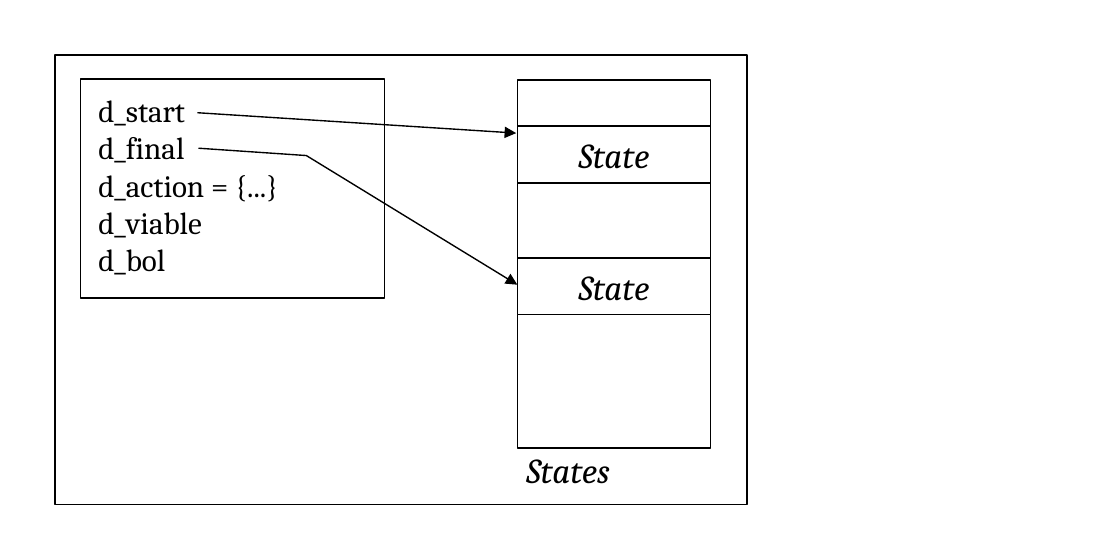
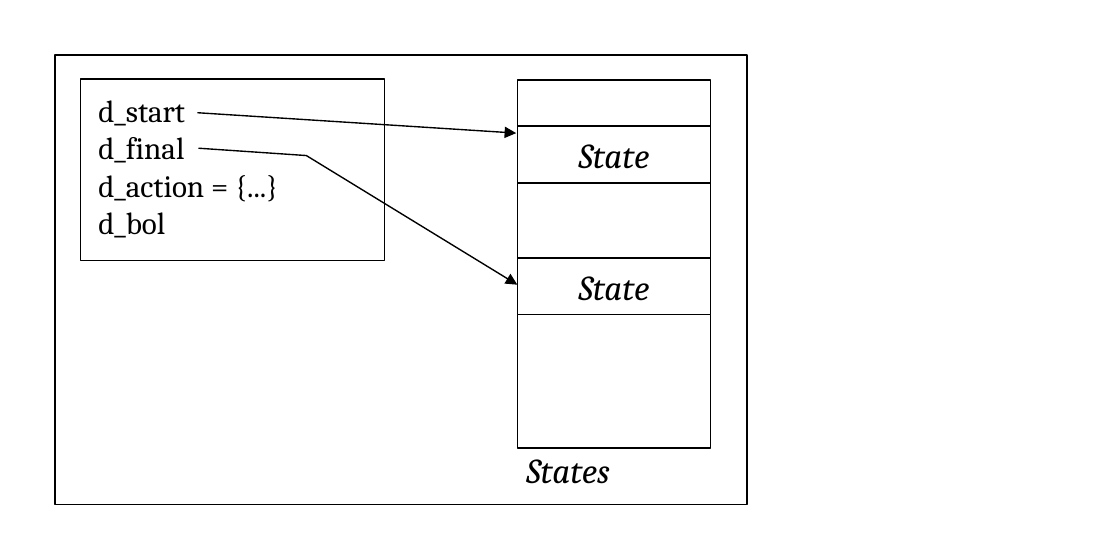
Before and after one commit to fbb-git/flexcpp, a slide deck: slide 1 of flexc++/documentation/manual/images/molds/rule.odp. Drawn at 1120x560 pixels with LibreOffice and Linux fonts; fonts in the diff are those of the drawing. Boxes give left, top, right and bottom in pixels: in the first picture for what was removed or moved away, otherwise in the second. Text is boxed around its words. In the diff, an @@ line names an element or a change of style, - is before the commit and + after.

```diff
--- a/flexc++/documentation/manual/images/molds/rule.odp
+++ b/flexc++/documentation/manual/images/molds/rule.odp
@@ rectangle: place and size @@
-rectangle at <box>81,78,385,297</box>
+rectangle at <box>81,78,385,260</box>
@@ text at <box>98,212,202,238</box>: paragraph removed @@
-d_viable
```
Also in this commit, not shown: 4 other files.
